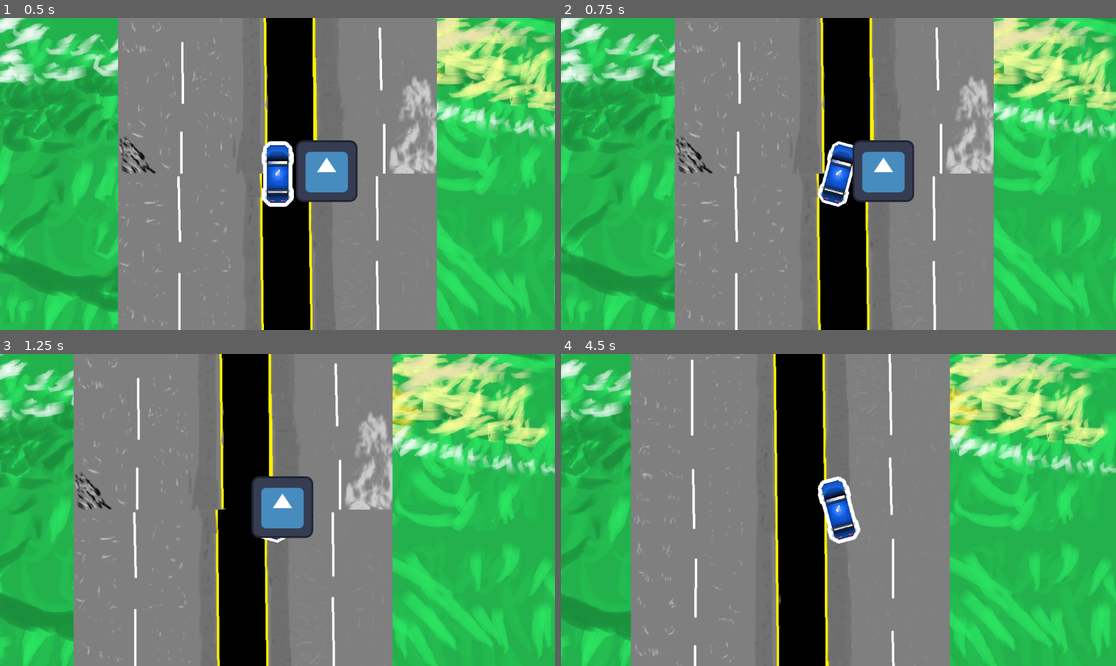
Above: before the commit, frames 1-4 (two rows, left to right).
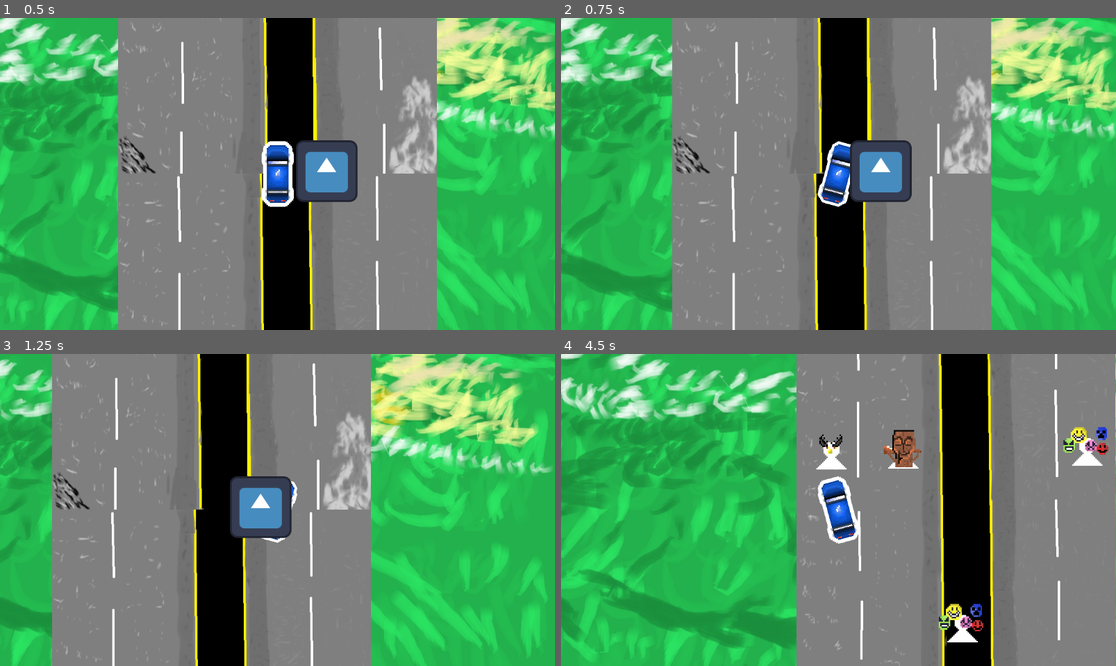
Above: after the commit, the same moments.

Repository: qigoh23/GameForGameJamNoTypos
Game: Godot game, scene res://Scenes/Game_World.tscn
Two runs of this game, one before a commit and one after it. Both use one fixed random seed, a clock stepped at 60 frames per second and the inputs below. This scene is started directly instead of the project's main scene. The engine's default icon, where the game draws it, is replaced by a stand-in: a white triangle on a blue panel in a dark square.
Inputs:
- Up to frame 1 (0.5 s): no input
- Up to frame 2 (0.75 s): tap Enter at 0.5 s; hold D (turn_right) from 0.53 s (still down)
- Up to frame 3 (1.25 s): keep holding D (turn_right)
- Up to frame 4 (4.5 s): release D (turn_right) at 1.28 s; hold S (brake) 1.28-2.03 s; hold D (turn_right) 2.03-2.78 s; hold W (accelerate) 2.78-3.53 s; hold A (turn_left) from 3.53 s (still down)

Frame 1 is identical in both runs. In frame 2, 8.1% of the frame differs, in the area x 0-100%, y 0-100%; in frame 3, 35%; in frame 4, 74%.

Commit message:
Adding spawning things

Diff:
--- a/noah's-origin/Assets/john_guy.tscn
+++ /dev/null
@@ -1,27 +0,0 @@
-[gd_scene load_steps=4 format=3 uid="uid://dtnbdmijkw3ov"]
-
-[ext_resource type="Texture2D" uid="uid://bwubth0x4dnl7" path="res://Assets/Free Guy.png" id="1_62o0x"]
-[ext_resource type="Script" uid="uid://dfvxxl3figo7y" path="res://Scripts/john_guy.gd" id="1_bhsw5"]
-
-[sub_resource type="RectangleShape2D" id="RectangleShape2D_bhsw5"]
-size = Vector2(956, 599)
-
-[node name="John Guy" type="Area2D"]
-script = ExtResource("1_bhsw5")
-
-[node name="Sprite2D" type="Sprite2D" parent="."]
-position = Vector2(-0.9999695, 0)
-scale = Vector2(1.3993412, 1.5546875)
-texture = ExtResource("1_62o0x")
-
-[node name="CollisionShape2D" type="CollisionShape2D" parent="."]
-position = Vector2(-1, 0.5)
-shape = SubResource("RectangleShape2D_bhsw5")
-
-[node name="Timer" type="Timer" parent="."]
-unique_name_in_owner = true
-wait_time = 5.0
-one_shot = true
-
-[connection signal="body_entered" from="." to="." method="_on_body_entered"]
-[connection signal="timeout" from="Timer" to="." method="_on_timer_timeout"]
--- a/noah's-origin/Scenes/Game_World.tscn
+++ b/noah's-origin/Scenes/Game_World.tscn
@@ -1,9 +1,12 @@
-[gd_scene load_steps=5 format=3 uid="uid://cc3igx2qcgwct"]
+[gd_scene load_steps=8 format=3 uid="uid://cc3igx2qcgwct"]
 
 [ext_resource type="PackedScene" uid="uid://g1cqo60ulmic" path="res://Scenes/player.tscn" id="1_257bv"]
 [ext_resource type="Texture2D" uid="uid://b66vcpwqmvy6m" path="res://icon.svg" id="2_ek3bi"]
 [ext_resource type="Texture2D" uid="uid://e0n0u0nc4ct7" path="res://Assets/Backgrounds/road.png" id="3_tcbdd"]
 [ext_resource type="Texture2D" uid="uid://c88n75nxycd3n" path="res://Assets/Backgrounds/Grass.png" id="4_d2ocx"]
+[ext_resource type="PackedScene" uid="uid://g6thaq6aqh2r" path="res://Scenes/barriers.tscn" id="5_j28nm"]
+[ext_resource type="PackedScene" uid="uid://sbuup8j2mhlb" path="res://Scenes/john_guy.tscn" id="5_vhrkh"]
+[ext_resource type="PackedScene" uid="uid://cc518ndgxr188" path="res://Scenes/spawner.tscn" id="7_bqs7f"]
 
 [node name="Game" type="Node2D"]
 
@@ -30,3 +33,37 @@
 position = Vector2(-3, 187.99998)
 scale = Vector2(1.1, 1.1)
 texture = ExtResource("4_d2ocx")
+
+[node name="John Guy" parent="." instance=ExtResource("5_vhrkh")]
+position = Vector2(12, -398)
+
+[node name="BarrierFollow" type="Parallax2D" parent="."]
+scroll_scale = Vector2(1, 0)
+
+[node name="Barriers" parent="BarrierFollow" instance=ExtResource("5_j28nm")]
+position = Vector2(355.00003, 6.9999995)
+scale = Vector2(2.685, 63.616)
+
+[node name="RayCast2D" type="RayCast2D" parent="BarrierFollow/Barriers"]
+target_position = Vector2(-100, 0)
+
+[node name="Barriers2" parent="BarrierFollow" instance=ExtResource("5_j28nm")]
+position = Vector2(-354.99997, 3.0000002)
+scale = Vector2(2.685, 63.616)
+
+[node name="RayCast2D" type="RayCast2D" parent="BarrierFollow/Barriers2"]
+target_position = Vector2(100, 0)
+
+[node name="Spawner" parent="BarrierFollow" instance=ExtResource("7_bqs7f")]
+
+[node name="Spot1" type="Node2D" parent="BarrierFollow/Spawner"]
+position = Vector2(-260, -437)
+
+[node name="Spot2" type="Node2D" parent="BarrierFollow/Spawner"]
+position = Vector2(-111, -437)
+
+[node name="Spot3" type="Node2D" parent="BarrierFollow/Spawner"]
+position = Vector2(150, -435)
+
+[node name="Spot4" type="Node2D" parent="BarrierFollow/Spawner"]
+position = Vector2(271, -437)
--- /dev/null
+++ b/noah's-origin/Scenes/barriers.tscn
@@ -0,0 +1,21 @@
+[gd_scene load_steps=4 format=3 uid="uid://g6thaq6aqh2r"]
+
+[ext_resource type="Script" uid="uid://b8semofevxfcf" path="res://Scripts/barriers.gd" id="1_1b8sr"]
+
+[sub_resource type="RectangleShape2D" id="RectangleShape2D_t3gf6"]
+
+[sub_resource type="RectangleShape2D" id="RectangleShape2D_1b8sr"]
+
+[node name="Barriers" type="Area2D"]
+collision_mask = 2
+script = ExtResource("1_1b8sr")
+
+[node name="CollisionShape2D" type="CollisionShape2D" parent="."]
+scale = Vector2(1.1, 1.1)
+shape = SubResource("RectangleShape2D_t3gf6")
+
+[node name="StaticBody2D" type="StaticBody2D" parent="."]
+
+[node name="CollisionShape2D" type="CollisionShape2D" parent="StaticBody2D"]
+shape = SubResource("RectangleShape2D_1b8sr")
+debug_color = Color(0.45387435, 0.5954722, 0, 0.41960785)
--- /dev/null
+++ b/noah's-origin/Scenes/john_guy.tscn
@@ -0,0 +1,50 @@
+[gd_scene load_steps=13 format=3 uid="uid://sbuup8j2mhlb"]
+
+[ext_resource type="Script" uid="uid://dfvxxl3figo7y" path="res://Scripts/john_guy.gd" id="1_bhsw5"]
+[ext_resource type="Texture2D" uid="uid://c1smfpsx43idl" path="res://Assets/Accessories/AlphaVOmega.png" id="2_bv557"]
+[ext_resource type="Texture2D" uid="uid://csopi8h6spiy6" path="res://Assets/Victims/Head.png" id="2_v8n32"]
+[ext_resource type="Texture2D" uid="uid://psisrfneb56l" path="res://Assets/Victims/Body.png" id="3_okdjt"]
+[ext_resource type="Texture2D" uid="uid://dnvbqvnjrlh5m" path="res://Assets/Accessories/HalfAngleHalfDevil.png" id="3_vdgnb"]
+[ext_resource type="Texture2D" uid="uid://xjms7qeoyq6a" path="res://Assets/Accessories/TogetherWeAre.png" id="4_f8x86"]
+[ext_resource type="Texture2D" uid="uid://b5f638155j4ho" path="res://Assets/Accessories/Tuff.png" id="4_xepos"]
+[ext_resource type="Texture2D" uid="uid://cwx44flsbjbtx" path="res://Assets/Accessories/TripleT.png" id="5_xl4cy"]
+[ext_resource type="Texture2D" uid="uid://cskpwlpr7o7gx" path="res://Assets/Accessories/TripleTAuraDemon.png" id="6_df2so"]
+[ext_resource type="Texture2D" uid="uid://bcrkm6vq2vlls" path="res://Assets/Accessories/verity.png" id="8_w5k61"]
+[ext_resource type="Texture2D" uid="uid://40hkfhckf0xa" path="res://Assets/Accessories/WinningSmile.png" id="9_vwpbr"]
+
+[sub_resource type="RectangleShape2D" id="RectangleShape2D_bhsw5"]
+size = Vector2(23, 29)
+
+[node name="John Guy" type="Area2D"]
+texture_filter = 1
+scale = Vector2(3, 3)
+collision_mask = 2
+script = ExtResource("1_bhsw5")
+AccessoryList = Array[Texture2D]([ExtResource("2_bv557"), ExtResource("3_vdgnb"), ExtResource("4_f8x86"), ExtResource("5_xl4cy"), ExtResource("6_df2so"), ExtResource("4_xepos"), ExtResource("8_w5k61"), ExtResource("9_vwpbr")])
+
+[node name="Head" type="Sprite2D" parent="."]
+unique_name_in_owner = true
+texture = ExtResource("2_v8n32")
+
+[node name="Body" type="Sprite2D" parent="."]
+unique_name_in_owner = true
+texture = ExtResource("3_okdjt")
+offset = Vector2(0, 10)
+
+[node name="Accessories" type="Sprite2D" parent="."]
+unique_name_in_owner = true
+scale = Vector2(1, 1.112)
+texture = ExtResource("4_f8x86")
+offset = Vector2(0, -2)
+
+[node name="CollisionShape2D" type="CollisionShape2D" parent="."]
+position = Vector2(0.16666667, 0.16666667)
+scale = Vector2(0.33333334, 0.33333334)
+shape = SubResource("RectangleShape2D_bhsw5")
+
+[node name="Timer" type="Timer" parent="."]
+unique_name_in_owner = true
+wait_time = 5.0
+one_shot = true
+
+[connection signal="timeout" from="Timer" to="." method="_on_timer_timeout"]
--- a/noah's-origin/Scenes/player.tscn
+++ b/noah's-origin/Scenes/player.tscn
@@ -19,6 +19,7 @@
 
 [node name="Player" type="CharacterBody2D"]
 scale = Vector2(3, 3)
+collision_layer = 2
 motion_mode = 1
 script = ExtResource("1_cvnsp")
 
--- a/noah's-origin/Scenes/spawner.tscn
+++ b/noah's-origin/Scenes/spawner.tscn
@@ -1,6 +1,8 @@
-[gd_scene load_steps=2 format=3 uid="uid://cc518ndgxr188"]
+[gd_scene load_steps=3 format=3 uid="uid://cc518ndgxr188"]
 
 [ext_resource type="Script" uid="uid://bagrrjtwdfwqi" path="res://Scripts/spawner.gd" id="1_2bop2"]
+[ext_resource type="PackedScene" uid="uid://sbuup8j2mhlb" path="res://Scenes/john_guy.tscn" id="2_mdv8j"]
 
 [node name="Spawner" type="Node2D"]
 script = ExtResource("1_2bop2")
+john_guy_scns = ExtResource("2_mdv8j")
--- /dev/null
+++ b/noah's-origin/Scripts/barriers.gd
@@ -0,0 +1,21 @@
+extends Area2D
+
+var ray_cast_2d: RayCast2D
+@export var KB := 1000.0
+
+# Called when the node enters the scene tree for the first time.
+func _ready() -> void:
+	body_entered.connect(_on_body_entered)
+
+func _process(delta: float) -> void:
+	if ray_cast_2d == null:
+		ray_cast_2d = get_node("RayCast2D")
+
+
+func _on_body_entered(body:Node2D) -> void:
+	if body is CharacterBody2D:
+		var player := (body as CharacterBody2D)
+		player.rotation *= -1.0
+		player.turn_velocity *= -1.0
+		player.velocity += ray_cast_2d.target_position.normalized() * KB
+		print(player.velocity)
--- a/noah's-origin/Scripts/john_guy.gd
+++ b/noah's-origin/Scripts/john_guy.gd
@@ -1,13 +1,24 @@
 extends Area2D
 
 @onready var timer: Timer = %Timer
+@onready var head: Sprite2D = %Head
+@onready var body: Sprite2D = %Body
+@onready var accessories: Sprite2D = %Accessories
+
+@export var AccessoryList : Array[Texture2D]
 
 var DEAD := false
 var velocity := Vector2.ZERO
 var spin_speed := 20.0
 
 func _ready() -> void:
+
 	body_entered.connect(_on_body_entered)
+	body.modulate = Color(randf() * 255.0, randf() * 255.0,randf() * 255.0)
+	accessories.texture = AccessoryList.pick_random()
+	get_tree().create_timer(10.0).timeout.connect(func () -> void:
+		queue_free()
+	)
 
 func _on_body_entered(body: Node2D) -> void:
 	if DEAD or not (body is CharacterBody2D):
--- a/noah's-origin/Scripts/player.gd
+++ b/noah's-origin/Scripts/player.gd
@@ -11,13 +11,13 @@
 const MAX_TURN_ACCEL := 3000.0
 const MAX_TURN_SPEED := 100.0
 const BRAKE_ACCEL := 2000.0
-const MAX_HORIZONTAL_VEL := 200.0
-const HORIZONTAL_ACCEL := 400.0
+const MAX_HORIZONTAL_VEL := 800.0
+const HORIZONTAL_ACCEL := 1500.0
 
 var MAX_SPEED := 1000.0
 
 
-var local_velocity := Vector2.ZERO
+var desired_local_velocity := Vector2.ZERO
 var save_vel := Vector2.ZERO
 
 func _ready() -> void:
@@ -36,20 +36,21 @@
 func _physics_process(delta: float) -> void:
 	var accel := Input.is_action_pressed("accelerate")
 	var brake := Input.is_action_pressed("brake")
-	local_velocity = Vector2(0.0, move_toward(local_velocity.y, -MAX_SPEED * (1.0 if (accel and (not brake)) else 0.0), ((BRAKE_ACCEL if brake else ACCELERATION) * delta)))
+	desired_local_velocity = Vector2(0.0,-MAX_SPEED if (accel and (not brake)) else 0.0 )
 	var turn_direction := Input.get_axis("turn_left","turn_right")
 	turn_velocity = clampf( move_toward(turn_velocity, MAX_TURN_SPEED * turn_direction, MAX_TURN_ACCEL * delta), deg_to_rad(-MAX_TURN_SPEED), deg_to_rad(MAX_TURN_SPEED))
 	if (absf(turn_direction) < 0.5):
 		if turning_tween == null:
 			turning_tween = create_tween().set_ease(Tween.EASE_OUT).set_trans(Tween.TRANS_QUAD)
 			turning_tween.tween_property(self,"rotation", 0.0, 0.2)
-		save_vel.x = move_toward(save_vel.x, 0.0, HORIZONTAL_ACCEL * delta)
+		save_vel.x = 0.0
 	else:
 
 		rotation = clampf(rotation + turn_velocity * delta, deg_to_rad(-15.0), deg_to_rad(15.0))
 		if turning_tween != null:
 			turning_tween.kill()
 			turning_tween = null
-		save_vel.x = move_toward(save_vel.x, turn_direction * MAX_HORIZONTAL_VEL, HORIZONTAL_ACCEL * delta)
-	velocity = local_velocity.rotated(rotation) + save_vel
+		save_vel.x = turn_direction * MAX_HORIZONTAL_VEL
+	velocity = velocity.move_toward(desired_local_velocity.rotated(rotation), ((BRAKE_ACCEL if brake else ACCELERATION) * delta))
+	velocity.x = move_toward(velocity.x, save_vel.x, HORIZONTAL_ACCEL * delta)
 	move_and_slide()
--- a/noah's-origin/Scripts/spawner.gd
+++ b/noah's-origin/Scripts/spawner.gd
@@ -1,11 +1,36 @@
 extends Node2D
 
+var spots : Array[Node]
+var cd := 0.0
+var minCD := 1.0
+var maxCD := 4.0
+@export var john_guy_scns : PackedScene
 
 # Called when the node enters the scene tree for the first time.
 func _ready() -> void:
+
 	pass # Replace with function body.
 
 
 # Called every frame. 'delta' is the elapsed time since the previous frame.
 func _process(delta: float) -> void:
-	pass
+	if spots.is_empty():
+		spots = get_children()
+	if (Time.get_ticks_msec() >= cd):
+		cd = Time.get_ticks_msec() + randf_range(minCD,maxCD) * 1000
+		spawn_things()
+
+func spawn_things() -> void:
+	if spots.is_empty():
+		return
+	var spawnrow :Array[Node2D]= []
+	for node:Node2D in spots:
+		match randf() < 0.5:
+			true:
+				var new_guy = john_guy_scns.instantiate()
+				print(new_guy)
+				get_tree().current_scene.add_child(new_guy)
+				spawnrow.append(new_guy)
+				new_guy.position = node.global_position + Vector2(0.0, (randf() -0.5) *40.0 )
+			_:
+				spawnrow.append(null)
Renamed: noah's-origin/Assets/Victims/Klan-Recovered.png -> noah's-origin/Assets/Victims/Body.png
Not shown, changed: noah's-origin/Assets/Victims/Body.png.import
Renamed: noah's-origin/Assets/Victims/Kool.png -> noah's-origin/Assets/Victims/Head.png
Not shown, changed: noah's-origin/Assets/Victims/Head.png.import
Not shown: 1 places in noah's-origin/Scenes/player.tscn that only renumber resources
Not shown, added: noah's-origin/Scripts/barriers.gd.uid
